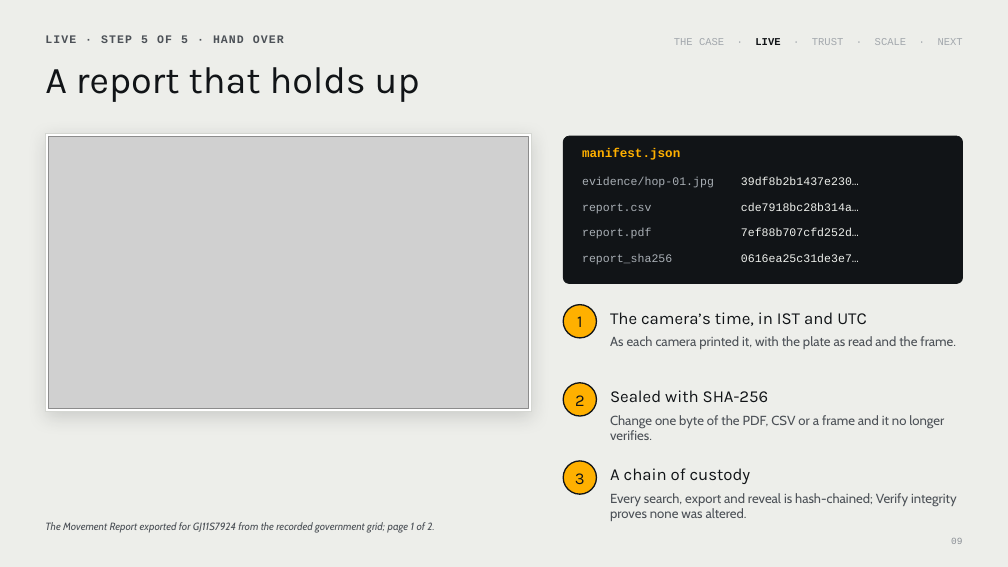
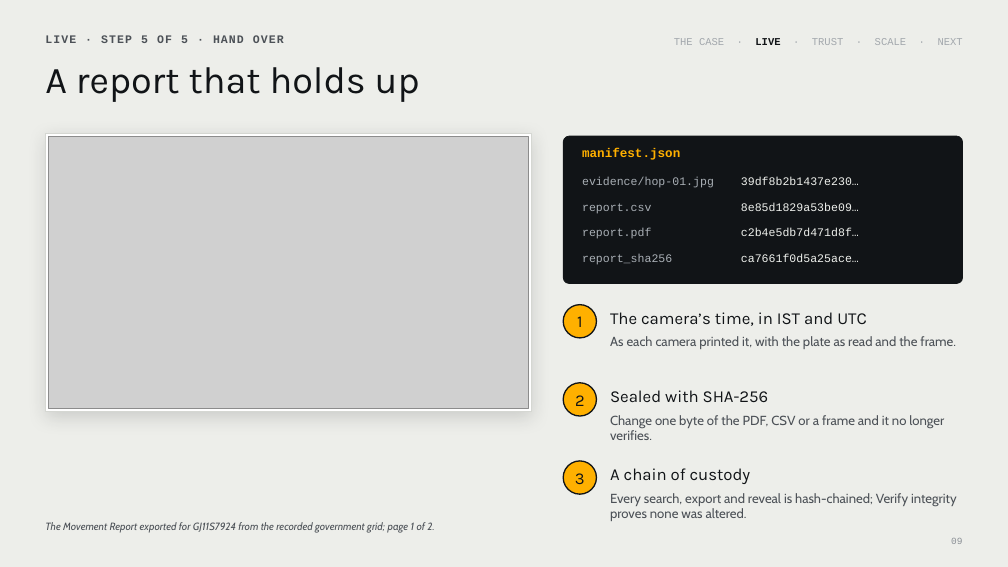
Before and after one commit to parthpatel643/sentinel-hackathon, a slide deck: slide 9 of docs/Sentinel-Finale-Pitch.pptx. Drawn at 1008x567 pixels with LibreOffice and Linux fonts; fonts in the diff are those of the drawing; grey boxes stand for pictures. Boxes give left, top, right and bottom in pixels: in the first picture for what was removed or moved away, otherwise in the second. Text is boxed around its words. In the diff, an @@ line names an element or a change of style, - is before the commit and + after.

```diff
--- a/docs/Sentinel-Finale-Pitch.pptx
+++ b/docs/Sentinel-Finale-Pitch.pptx
@@ text at [741,203,859,211]: text changed @@
-cde7918bc28b314a…
+8e85d1829a53be09…
@@ text at [741,228,859,236]: text changed @@
-7ef88b707cfd252d…
+c2b4e5db7d471d8f…
@@ text at [741,254,859,262]: text changed @@
-0616ea25c31de3e7…
+ca7661f0d5a25ace…
```
Also in this commit, not shown: 1 other slide changed, 5 other files.
